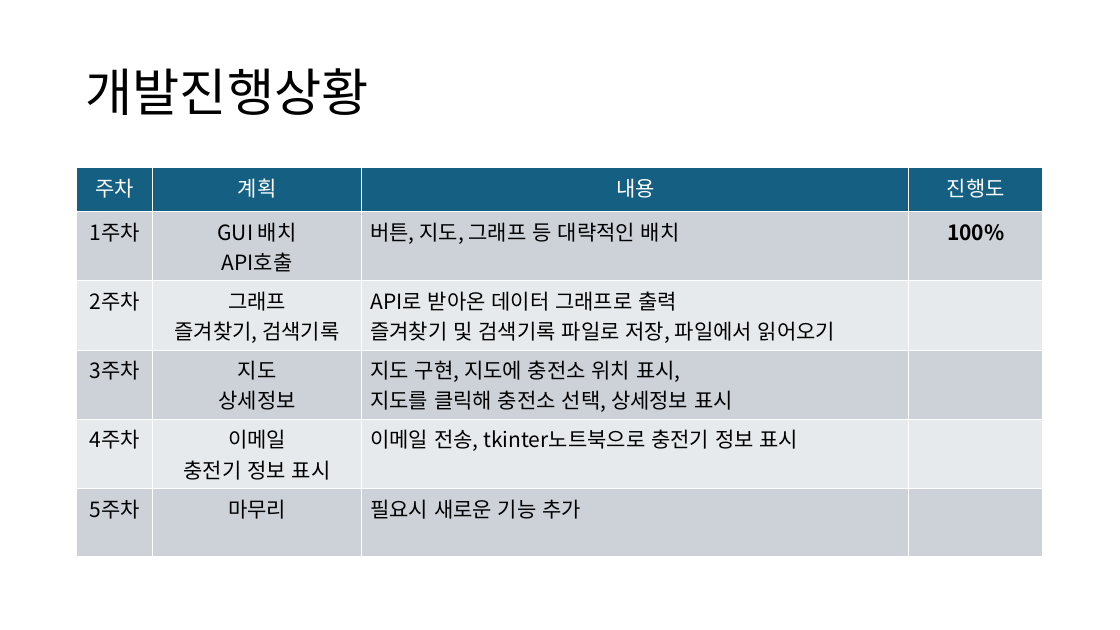
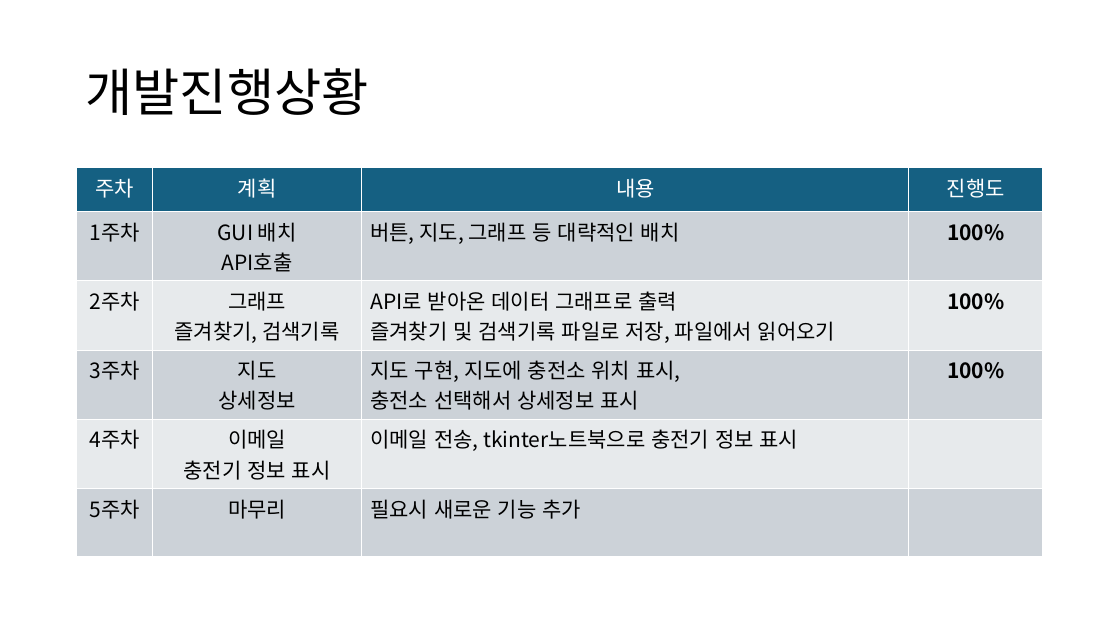
Before and after one commit to Jirung-E/Script_termproject, a slide deck: slide 2 of docs/스크립트언어_텀프로젝트_중간발표.pptx. Drawn at 1120x630 pixels with LibreOffice and Linux fonts; fonts in the diff are those of the drawing. Boxes give left, top, right and bottom in pixels: in the first picture for what was removed or moved away, otherwise in the second. Text is boxed around its words. In the diff, an @@ line names an element or a change of style, - is before the commit and + after.

Commit message:
ppt update

```diff
--- a/docs/스크립트언어_텀프로젝트_중간발표.pptx
+++ b/docs/스크립트언어_텀프로젝트_중간발표.pptx
@@ table at bbox=[77, 168, 1044, 552] @@
-row 3, column 4: 
+row 3, column 4: 100%
-row 4, column 3: 지도 구현, 지도에 충전소 위치 표시, / 지도를 클릭해 충전소 선택, 상세정보 표시
+row 4, column 3: 지도 구현, 지도에 충전소 위치 표시, / 충전소 선택해서 상세정보 표시
-row 4, column 4: 
+row 4, column 4: 100%
```
